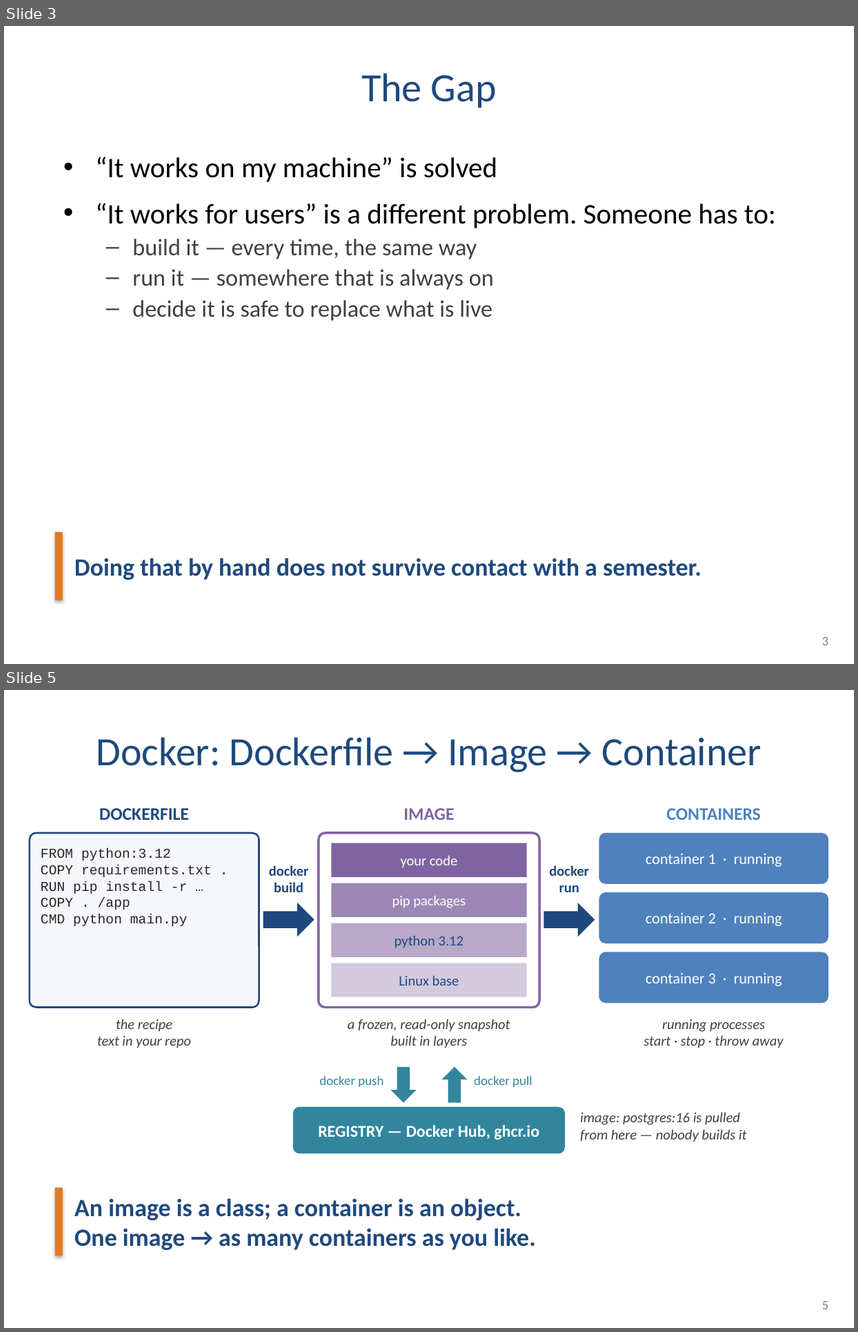
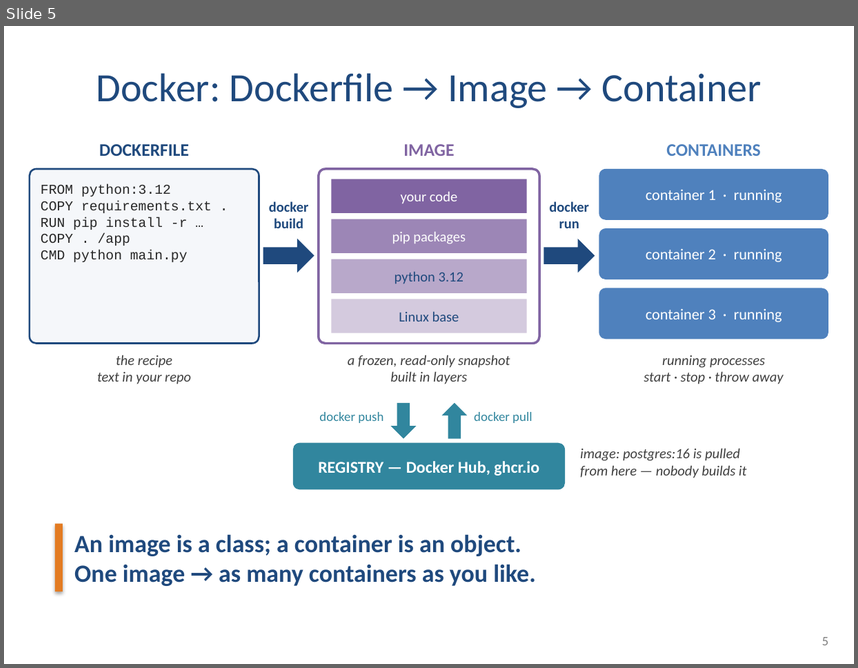
Before and after one commit to quinnsnell/ml-capstone-platform, a slide deck: slides/Lecture2_CICD_IaC_v3.pptx. Shown one above the other, each under a label of ours: slides 3 and 5 before the commit, slide 5 after it; the slides between them are not shown. The pictures are 858x1332 and 858x668 pixels, drawn with LibreOffice and Linux fonts; fonts in the diff are those of the drawing. Boxes give left, top, right and bottom in pixels: in the first picture for what was removed or moved away, otherwise in the second. Text is boxed around its words. In the diff, an @@ line names an element or a change of style, - is before the commit and + after.

```diff
--- a/slides/Lecture2_CICD_IaC_v3.pptx
+++ b/slides/Lecture2_CICD_IaC_v3.pptx
@@ slide 3 removed at (4,26,854,664), background #FFFFFF @@
@@ title removed at (361,73,497,108) @@
-The Gap
@@ text removed at (95,156,776,321) @@
-• “It works on my machine” is solved
-• “It works for users” is a different problem. Someone has to:
-  – build it — every time, the same way
-  – run it — somewhere that is always on
-  – decide it is safe to replace what is live
@@ rectangle removed at (55,532,63,600) @@
@@ text removed at (74,557,702,579) @@
-Doing that by hand does not survive contact with a semester.
@@ text removed at (822,637,829,645) @@
-3
```
Also in this commit, not shown: 3 slides changed, 1 slide added, 2 other files.
